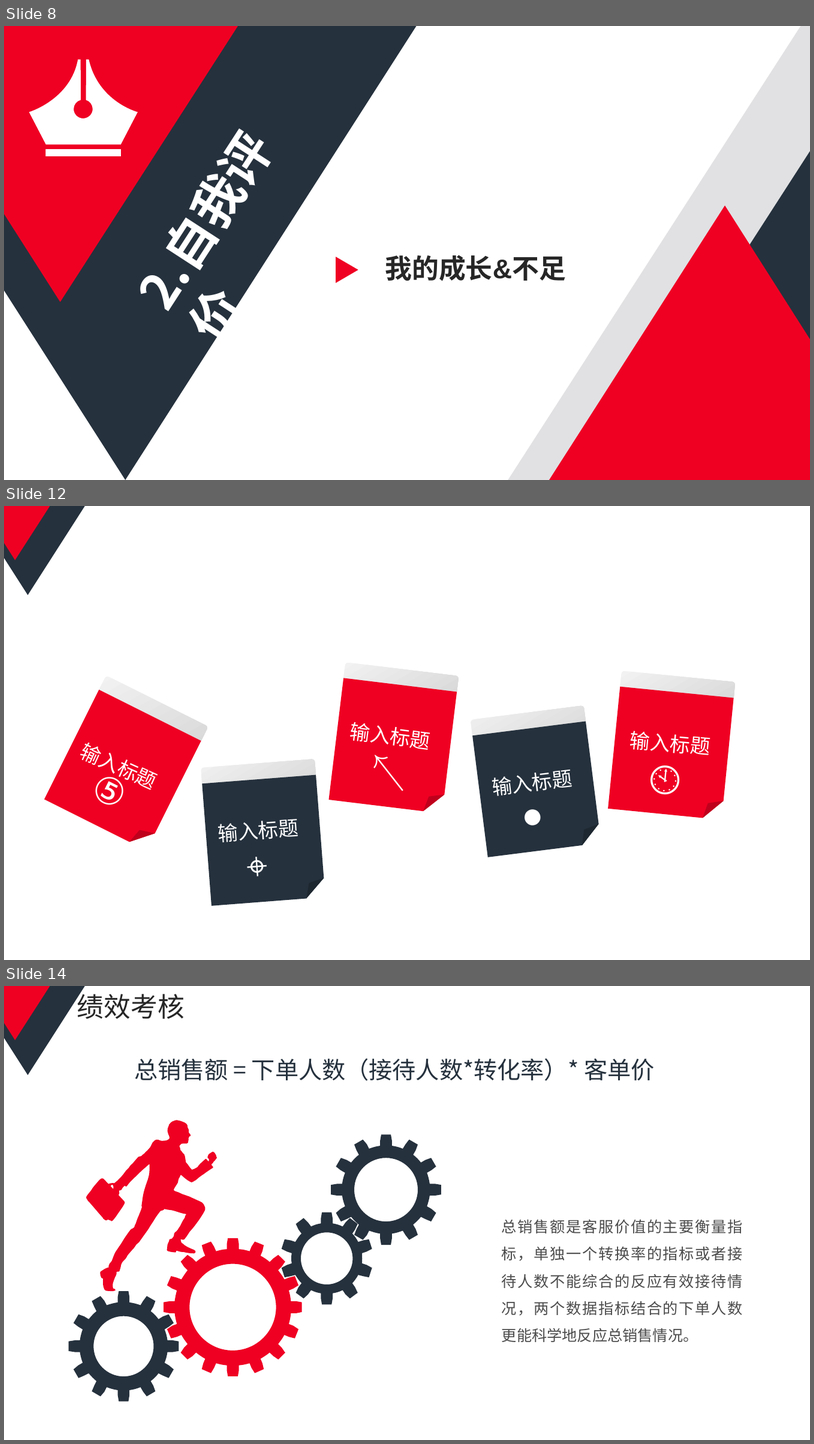
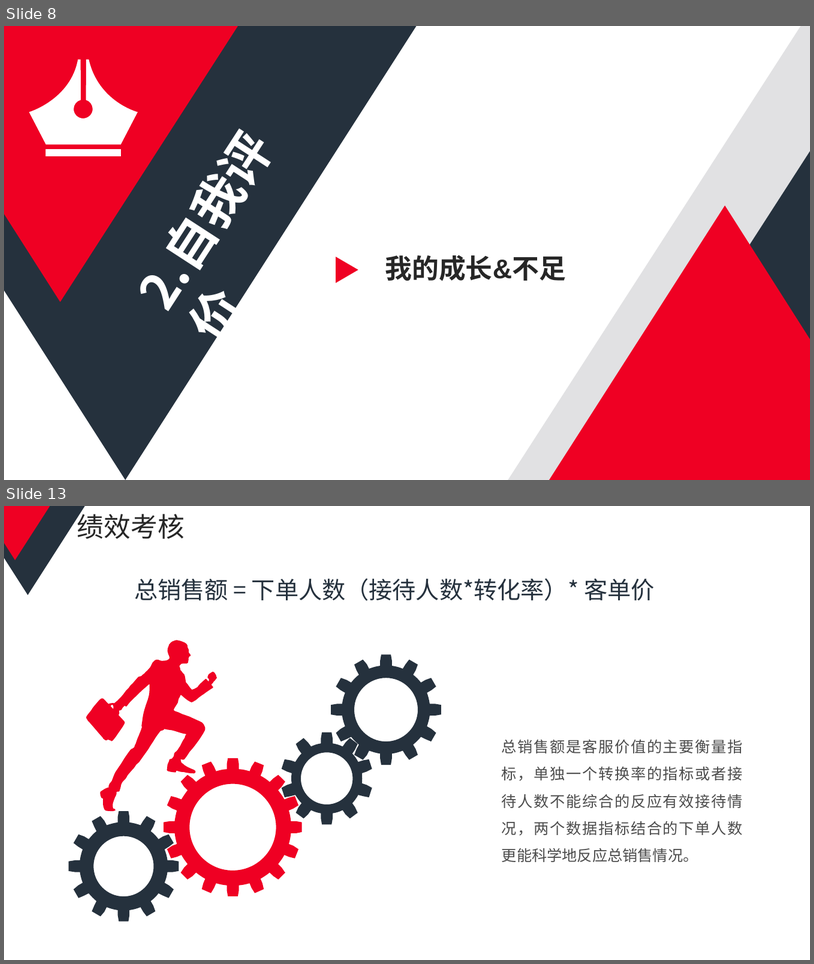
Before and after one commit to fredwo/min_document, a slide deck: 述职报告.pptx. Shown one above the other, each under a label of ours: slides 8, 12 and 14 before the commit, slides 8 and 13 after it; the slides between them are not shown. The pictures are 814x1444 and 814x964 pixels, drawn with LibreOffice and Linux fonts; fonts in the diff are those of the drawing. Boxes give left, top, right and bottom in pixels: in the first picture for what was removed or moved away, otherwise in the second. Text is boxed around its words. In the diff, an @@ line names an element or a change of style, - is before the commit and + after.

```diff
--- a/述职报告.pptx
+++ b/述职报告.pptx
@@ slide 12 removed at (4, 506, 810, 960), background #FFFFFF @@
@@ freeform shape removed at (4, 506, 85, 595) @@
@@ freeform shape removed at (4, 506, 50, 560) @@
@@ rounded rectangle removed at (344, 662, 459, 694) @@
@@ rounded rectangle removed at (98, 676, 209, 743) @@
@@ folded corner removed at (329, 678, 458, 813) @@
@@ rounded rectangle removed at (620, 670, 736, 700) @@
@@ folded corner removed at (44, 690, 201, 850) @@
@@ folded corner removed at (609, 687, 735, 819) @@
@@ rounded rectangle removed at (471, 705, 587, 738) @@
@@ folded corner removed at (473, 721, 602, 857) @@
@@ text removed at (350, 722, 429, 750) @@
-输入标题
@@ text removed at (630, 730, 710, 755) @@
-输入标题
@@ text removed at (79, 742, 153, 787) @@
-输入标题
@@ text removed at (363, 741, 418, 798) @@
-↖
@@ text removed at (642, 748, 696, 804) @@
-🕙
@@ text removed at (89, 765, 118, 803) @@
-⑤
@@ rounded rectangle removed at (201, 759, 316, 786) @@
@@ folded corner removed at (202, 775, 326, 905) @@
@@ text removed at (493, 769, 573, 796) @@
-输入标题
@@ text removed at (512, 784, 568, 841) @@
-●
@@ text removed at (219, 819, 299, 842) @@
-输入标题
@@ text removed at (239, 836, 293, 891) @@
-⌖
@@ what was slide 14 is now slide 13 @@
```
Also in this commit, not shown: 3 slides changed, 2 slides added, 7 other slides removed, 2 other files.
